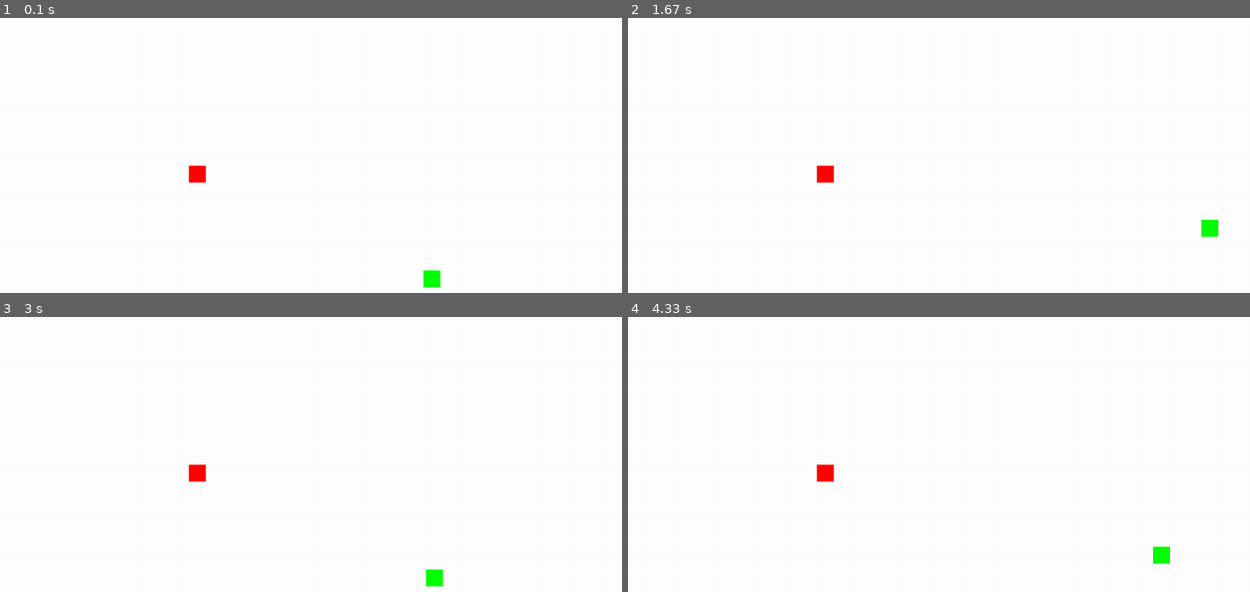
Above: before the commit, frames 1-4 (two rows, left to right).
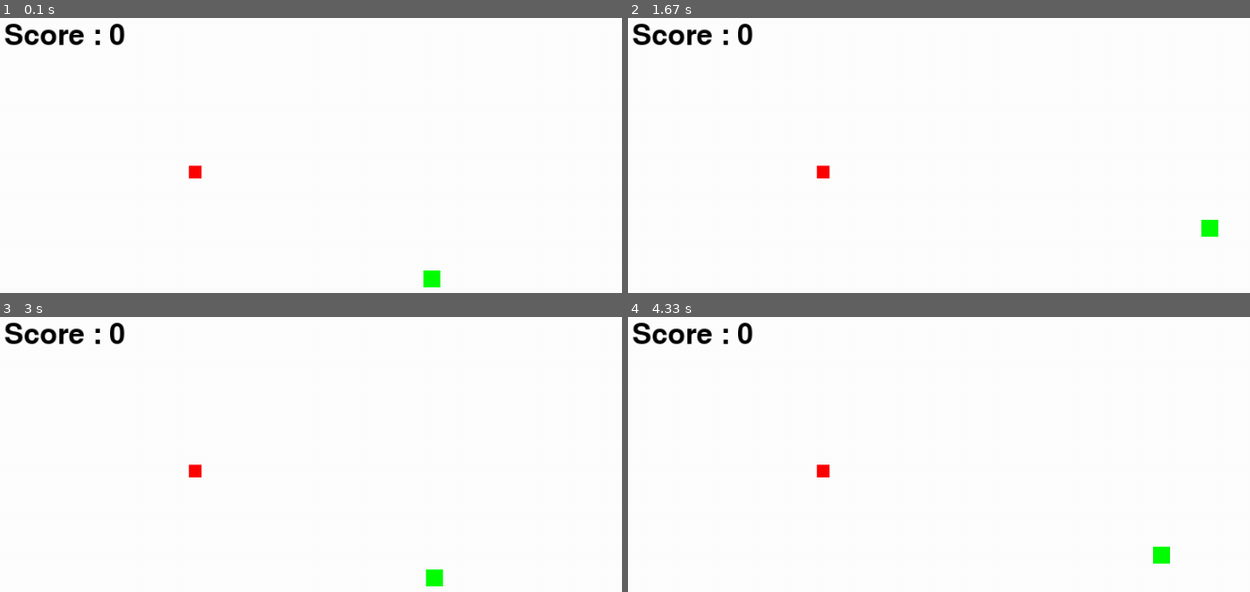
Above: after the commit, the same moments.

Repository: aniTech-addict/snake_pygame
Game: pygame game, started from snake.py
Two runs of this game, one before a commit and one after it. Both use one fixed random seed, a clock stepped at 60 frames per second and the inputs below.
Inputs:
- Up to frame 1 (0.1 s): no input
- Up to frame 2 (1.67 s): hold D 0.33-0.8 s; hold W 0.83-1.13 s; hold D 1.17-1.63 s
- Up to frame 3 (3 s): hold A 1.67-2.2 s; hold S 2.23-2.53 s; hold A 2.57-2.97 s
- Up to frame 4 (4.33 s): hold W 3-3.37 s; hold D 3.4-4.03 s; hold S from 4.07 s (still down)

The runs differ from the first frame. In frame 1, 0.8% of the frame differs, in the area x 0-34%, y 2-61%; in frame 2, 0.8%; in frame 3, 0.8%; in frame 4, 0.8%.

Commit message:
Snake Body genration with Score

Diff:
--- a/snake.py
+++ b/snake.py
@@ -5,60 +5,84 @@
 
 VELOCITY = 3
 SIZE = 20
+food_size = 15
 
 velocity_x = 0
 velocity_y = 0
-#Game Display Window
+# Game Display Window
 gameWindow = pygame.display.set_mode((1000, 600))
 clock = pygame.time.Clock()
 pygame.display.set_caption("Snake Game")
 
-car_pos = pygame.Vector2(gameWindow.get_width() / 2, gameWindow.get_height() / 2)
-food_pos = pygame.Vector2(random.randint(10, int(gameWindow.get_width() -100 )),
-                              random.randint(10, int(gameWindow.get_height()-100)))
+snake_pos = pygame.Vector2(gameWindow.get_width() / 2, gameWindow.get_height() / 2)
+food_pos = pygame.Vector2(random.randint(10, int(gameWindow.get_width() - 100)),
+                          random.randint(10, int(gameWindow.get_height() - 100)))
+
+font = pygame.font.SysFont(None, 50)
+
+def text_screen(text, color, x, y):
+    screen_print = font.render(text, True, color)
+    gameWindow.blit(screen_print, (x, y))
+
 dt = 0
 
-#Game tracking variables
+# Game tracking variables
 exit_game = False
 game_over = False
 score = 0
+snake_list = []
+snake_len = 1
 
+def plot_body(gameWindow, color, snake_list):
+    for x, y in snake_list:
+        pygame.draw.rect(gameWindow, color, [x, y, SIZE, SIZE], SIZE)
 
-while not exit_game :
+while not exit_game:
     for event in pygame.event.get():
         # Quit event
         if event.type == pygame.QUIT:
             exit_game = True
         # Border-collision
-        if (car_pos.x > 1000 or car_pos.x<0) or (car_pos.y > 600 or car_pos.y <0 ):
+        if (snake_pos.x > 1000 or snake_pos.x < 0) or (snake_pos.y > 600 or snake_pos.y < 0):
             game_over = True
             print("game over")
             exit_game = True
 
-
     gameWindow.fill("white")
 
-    pygame.draw.rect(gameWindow,"green",[car_pos.x,car_pos.y,SIZE,SIZE],SIZE)
-    pygame.draw.rect(gameWindow,"red",[food_pos.x,food_pos.y,SIZE,SIZE],SIZE)
+    pygame.draw.rect(gameWindow, "green", [snake_pos.x, snake_pos.y, SIZE, SIZE], SIZE)
+    pygame.draw.rect(gameWindow, "red", [food_pos.x, food_pos.y, food_size, food_size], food_size)
 
-    #Food Creation
+    # Update Snake Body
+    snake_head = (snake_pos.x, snake_pos.y)  # Get the current head position
+    snake_list.append(snake_head)  # Add the new head position to the snake list
 
-    if (abs(car_pos.x - food_pos.x) < 10) and (abs(car_pos.y - food_pos.y) < 10):
-        food_pos = pygame.Vector2(random.randint(20, int(gameWindow.get_width() -100)),random.randint(20, int(gameWindow.get_height() -100)))
-        pygame.draw.rect(gameWindow, "red", [food_pos.x, food_pos.y, SIZE, SIZE], SIZE)
-        print("Score : ", score)
-        score += 1
-        if score % 7 == 0:
-            VELOCITY += 1 # Increase the speed of the snake with every 7 points
+    # Maintain the length of the snake
+    if len(snake_list) > snake_len:
+        del snake_list[0]  # Remove the oldest segment if the snake is longer than its length
 
 
+    # Maintain the length of the snake
+    if len(snake_list) > snake_len:
+        del snake_list[0]  # Remove the oldest segment if the snake is longer than its length
 
-    border_x = gameWindow.get_width()
-    border_y = gameWindow.get_height()
+    # Food Creation
+    if (abs(snake_pos.x - food_pos.x) < 10) and (abs(snake_pos.y - food_pos.y) < 10):
+        food_pos = pygame.Vector2(random.randint(20, int(gameWindow.get_width() - 100)),
+                                   random.randint(20, int(gameWindow.get_height() - 100)))
+        pygame.draw.rect(gameWindow, "red", [food_pos.x, food_pos.y, SIZE, SIZE], SIZE)
+        print("Score : " + str(score))
+
+        score += 1
+        snake_len += 5
+        plot_body(gameWindow, "green", snake_list)
+
+        if score % 7 == 0:
+            VELOCITY += 1  # Increase the speed of the snake with every 7 points
+
+    text_screen("Score : " + str(score), "black", 5, 5)  # Show Score on the screen
 
     keys = pygame.key.get_pressed()
-
-    player_speed = 250 * dt
 
     if keys[pygame.K_w]:
         velocity_y = -VELOCITY
@@ -76,15 +100,14 @@
         velocity_x = VELOCITY
         velocity_y = 0
 
+    snake_pos.x += velocity_x
+    snake_pos.y += velocity_y
 
-    car_pos.x += velocity_x
-    car_pos.y += velocity_y
-
+    plot_body(gameWindow, "green", snake_list)  # Draw the snake body
 
     pygame.display.flip()
 
     dt = clock.tick(60)
 
-
 pygame.quit()
 quit()
